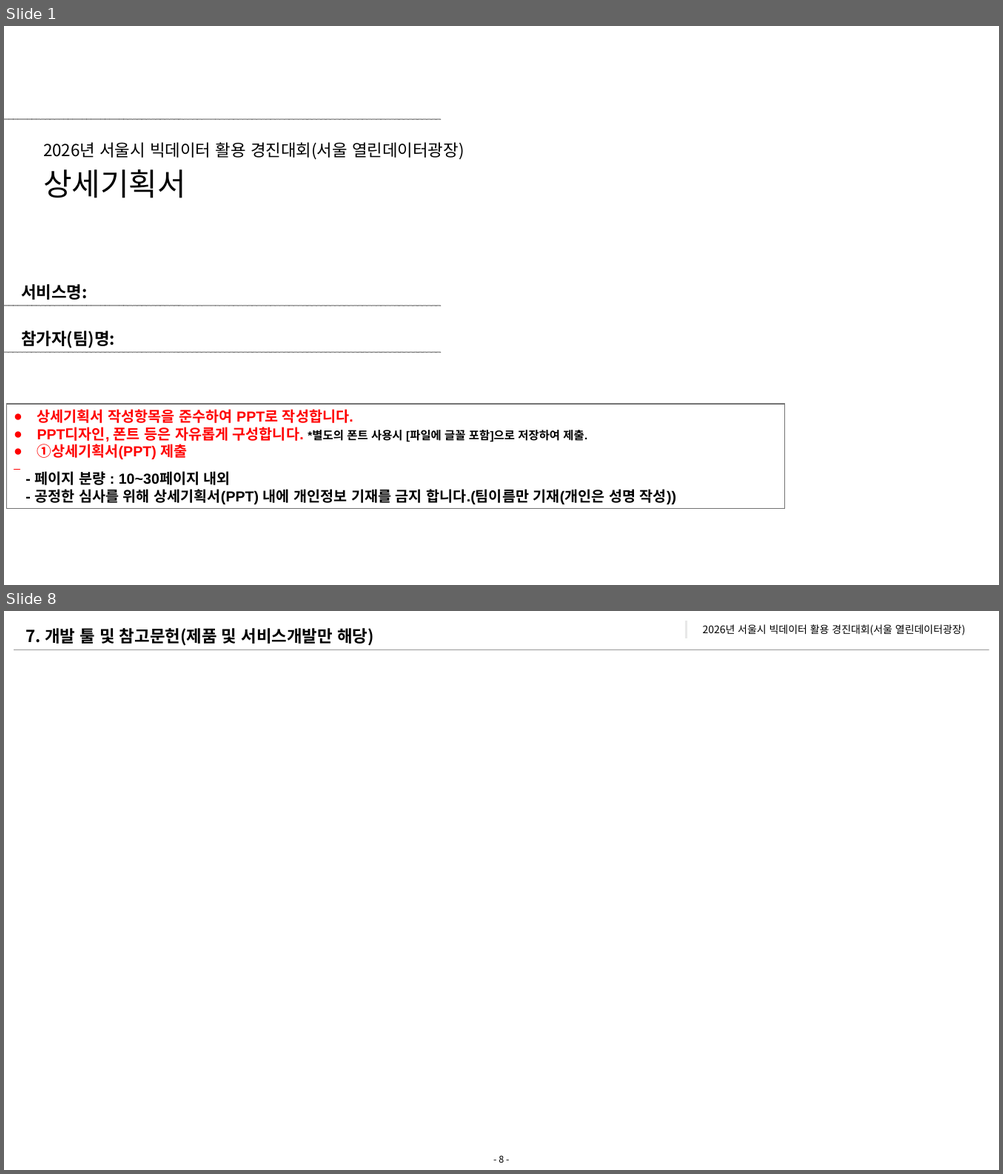
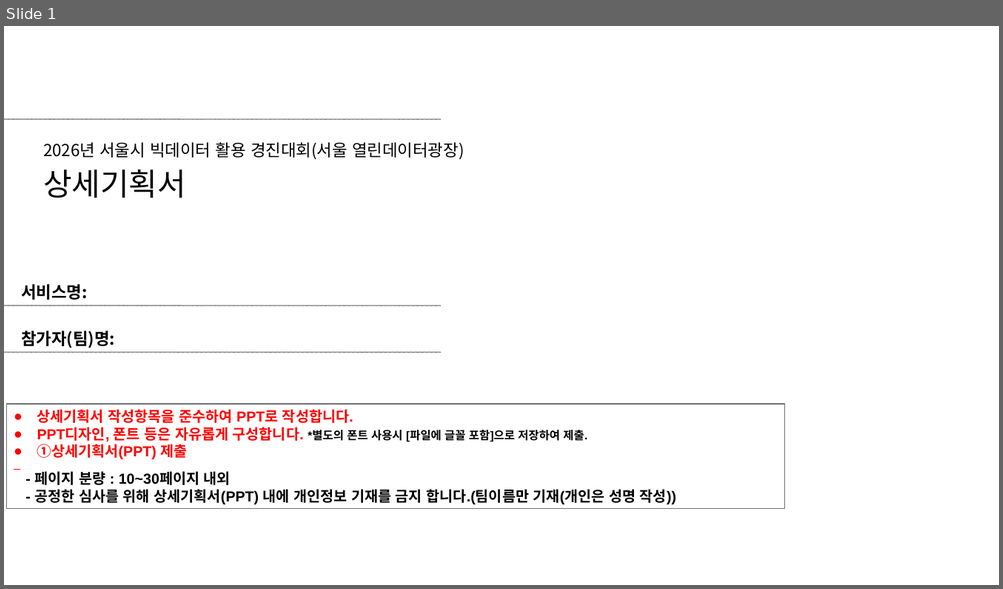
Before and after one commit to 2026-DSLab/2026-Seoul-Bigdata-Contest, a slide deck: 제출서류/[2026 서울시 빅데이터 활용 경진대회_창업부분]_팀명_서비스명_상세기획서.ppt. Shown one above the other, each under a label of ours: slides 1 and 8 before the commit, slide 1 after it; the slides between them are not shown. The pictures are 1003x1174 and 1003x589 pixels, drawn with LibreOffice and Linux fonts; fonts in the diff are those of the drawing; background and template pictures are left out. Boxes give left, top, right and bottom in pixels: in the first picture for what was removed or moved away, otherwise in the second. Text is boxed around its words. In the diff, an @@ line names an element or a change of style, - is before the commit and + after.

```diff
--- a/제출서류/[2026 서울시 빅데이터 활용 경진대회_창업부분]_팀명_서비스명_상세기획서.ppt
+++ b/제출서류/[2026 서울시 빅데이터 활용 경진대회_창업부분]_팀명_서비스명_상세기획서.ppt
@@ slide 8 removed at box(4, 611, 999, 1170), background #FFFFFF @@
@@ text removed at box(26, 625, 374, 646) @@
-7. 개발 툴 및 참고문헌(제품 및 서비스개발만 해당)
@@ rectangle removed at box(684, 620, 688, 640) @@
@@ text removed at box(703, 624, 965, 635) @@
-2026년 서울시 빅데이터 활용 경진대회(서울 열린데이터광장)
@@ line removed from (14, 649) to (988, 649) @@
@@ page number removed at box(498, 1156, 504, 1163) @@
-- 8 -
```
Also in this commit, not shown: 19 slides added, 6 other slides removed.
